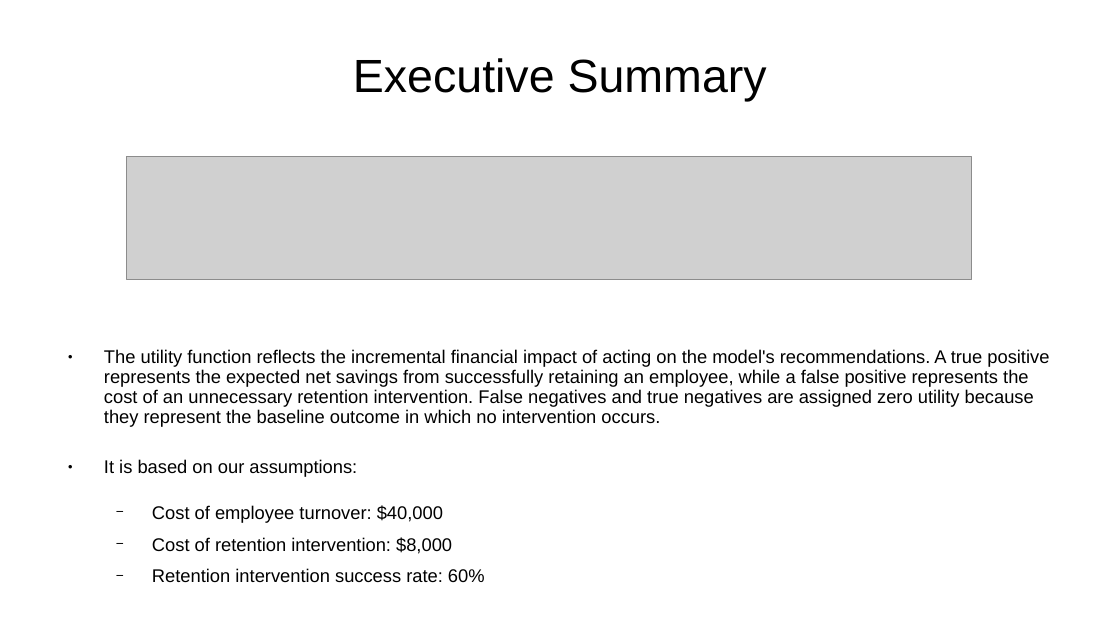
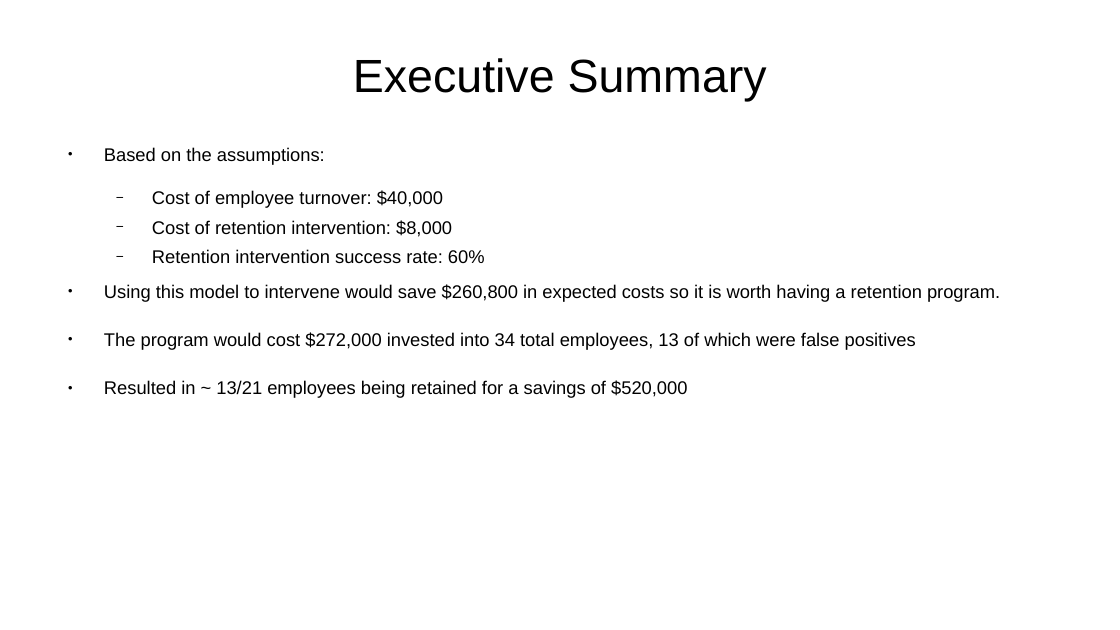
Before and after one commit to sbowler/project-one, a slide deck: slide 3 of presentations/project2_presentation.pptx. Drawn at 1120x630 pixels with LibreOffice and Linux fonts; fonts in the diff are those of the drawing; grey boxes stand for pictures; background and template pictures are left out. Boxes give left, top, right and bottom in pixels: in the first picture for what was removed or moved away, otherwise in the second. Text is boxed around its words. In the diff, an @@ line names an element or a change of style, - is before the commit and + after.

```diff
--- a/presentations/project2_presentation.pptx
+++ b/presentations/project2_presentation.pptx
@@ text at box(104, 147, 325, 165): text changed @@
-● The utility function reflects the incremental financial impact of acting on the model's recommendations. A true positive represents the expected net savings from successfully retaining an employee, while a false positive represents the cost of an unnecessary retention intervention. False negatives and true negatives are assigned zero utility because they represent the baseline outcome in which no intervention occurs.
-● It is based on our assumptions:
+● Based on the assumptions:
@@ picture removed at box(127, 157, 972, 279) @@
@@ text at box(152, 190, 485, 263): line spacing 0.9 to 0.8 @@
@@ text at box(104, 284, 1000, 398): paragraphs added @@
+● Using this model to intervene would save $260,800 in expected costs so it is worth having a retention program.
+● The program would cost $272,000 invested into 34 total employees, 13 of which were false positives
+● Resulted in ~ 13/21 employees being retained for a savings of $520,000
```
Also in this commit, not shown: 14 other slides changed, 1 slide added, 2 slides removed.
